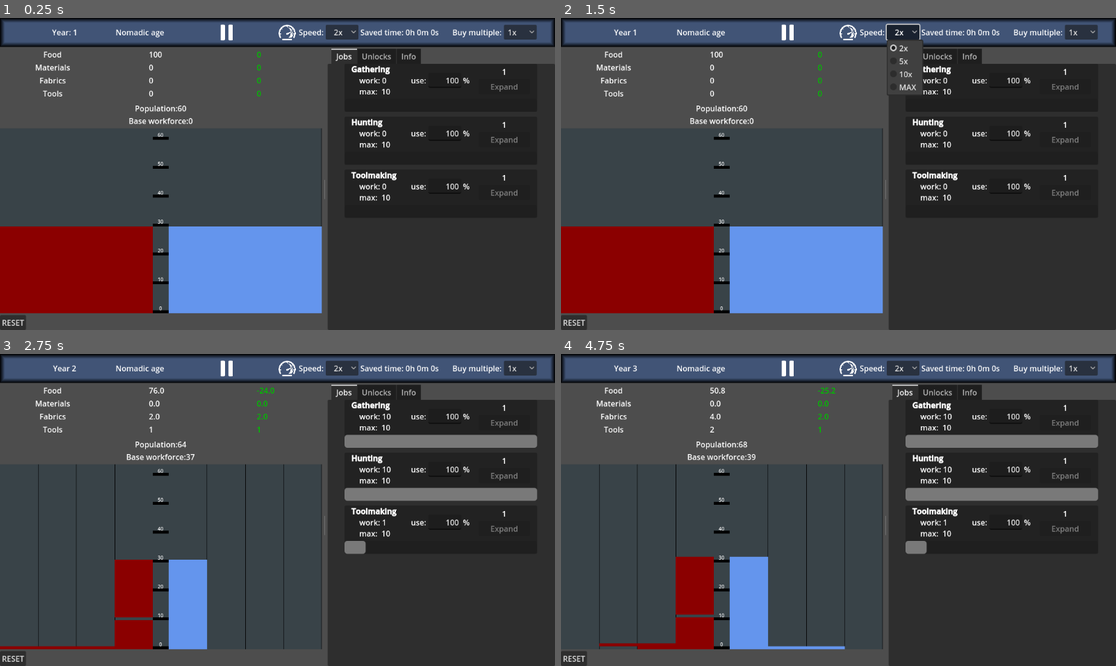
Above: before the commit, frames 1-4 (two rows, left to right).
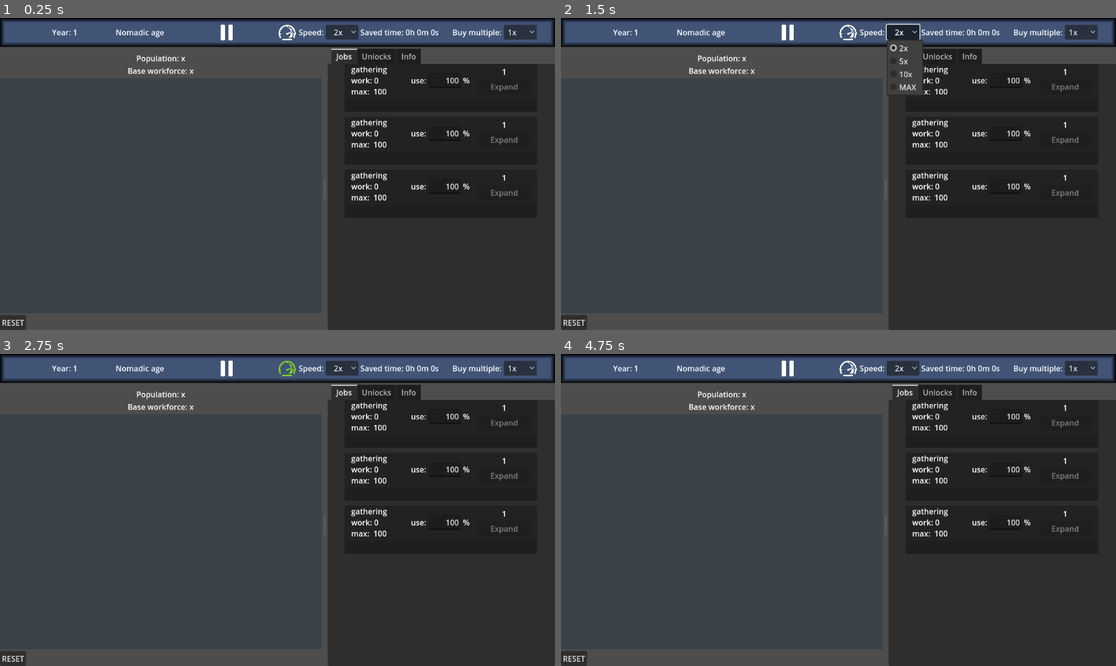
Above: after the commit, the same moments.

Repository: drahosh/bootstrap-civilization
Game: Godot game, scene res://main/main.tscn
The game is run twice, just before and just after one commit, with the same random seed, the same clock (stepped at 60 frames per second) and the same inputs.
Inputs (mouse positions are in pixels of both pictures, inside the frame that each line leads up to):
- Up to frame 1 (0.25 s): no input
- Up to frame 2 (1.5 s): click "RESET" at 0.5 s; click "2x" at 1.25 s
- Up to frame 3 (2.75 s): click (288, 369) at 2.02 s
- Up to frame 4 (4.75 s): click "1x" at 2.75 s; click "2x" at 3.5 s; click (849, 369) at 4.27 s

The runs differ from the first frame. In frame 1, 17% of the frame differs, in the area x 0-72%, y 10-95%; in frame 2, 17%; in frame 3, 9.6%; in frame 4, 9.8%.
Error after the commit: Parse Error: Cannot find member "population_total" in base "Population". (res://unlocks/specific_unlocks/unlock_clothesmaking.gd:11)

Commit message:
wip
pushing wip i had on local machine

Diff:
--- a/Research/research_list.gd
+++ b/Research/research_list.gd
@@ -10,6 +10,7 @@
 ################
 
 var voluntary_scene = preload("res://Research/voluntary_research.tscn")
+var compulsory_scene = preload("res://research/compulsory_research.tscn")
 
 
 func tick():
@@ -55,14 +56,14 @@
 	# They start as invisible
 	# TODO make sure it doesn't ruin performance
 	for research_type in Enums.research_type.values():
+		var script = Enums.research_type_to_class[research_type]
+		var instance
 		if research_type < 0:
-			#TODO tempting research
-			pass
+			instance = compulsory_scene.instantiate()
 		if research_type > 0:
-			var script = Enums.research_type_to_class[research_type]
-			var instance = voluntary_scene.instantiate()
-			instance.set_script(script)
-			$VBoxContainer.add_child(instance)
+			instance = voluntary_scene.instantiate()
+		instance.set_script(script)
+		$VBoxContainer.add_child(instance)
 
 
 func reset():
--- a/Research/voluntary/research_farming.gd
+++ b/Research/voluntary/research_farming.gd
@@ -23,3 +23,4 @@
 	)
 	GlobalSignals.change_age.emit(Enums.ages.SETTLED)
 	GlobalSignals.unlock_section.emit(Enums.UnlockableSections.PRESTIGE)
+	GlobalSignals.unlock_research.emit(Enums.research_type.CATS)
--- a/data/enums.gd
+++ b/data/enums.gd
@@ -84,14 +84,19 @@
 }
 
 enum research_type {
-	# need to keep them in order, so using multiples of 10 to make room in between
+	# need to keep them with stable ids, so using multiples of 10 to make room in between
+	# Also keeping them in order from lowest to highest (otherwise would have to sort in research list)
 	# Posive are voluntary, negative are tempting
+	WARRIORS = -20,
+	RELIGION = -10,
 	WOODCUTTING = 10,
 	FIBERS = 20,
 	BONES = 30,
 	DOGS = 40,
 	BIRDS = 50,
 	FARMING = 60,
+	CATS = 70,
+	GRANARY = 80,
 }
 static var research_type_to_class = {
 	research_type.WOODCUTTING: ResearchWoodcutting,
@@ -100,6 +105,10 @@
 	research_type.DOGS: ResearchDogs,
 	research_type.BIRDS: ResearchBirds,
 	research_type.FARMING: ResearchFarming,
+	research_type.CATS: ResearchCats,
+	research_type.GRANARY: ResearchGranary,
+	research_type.RELIGION: CResearchReligion,
+	research_type.WARRIORS: CResearchWarriors,
 }
 enum research_job_changes {
 	CHANGE_OUTPUT,
--- a/main/main.gd
+++ b/main/main.gd
@@ -27,7 +27,7 @@
 		# We have never prestiged, meaning we got here by starting the game, not after prestiging
 		load_game()
 	else:
-		soft_reset()  # need to delete some data that remained even after scene change, for example top bar
+		soft_reset()  # need to delete static data that remained even after scene change, for example top bar
 		load_after_prestige()
 	$HSplitContainer/ScrollContainer/VBoxContainer/HardResetButton.pressed.connect(hard_reset)
 	GlobalSignals.unlock_section.connect(unlock_section)
@@ -202,6 +202,7 @@
 	year_seconds = 2
 	turbo_time = 0
 	unlocked_sections = []
+	GlobalVariables.job_expand_scale = 1.3
 	soft_reset()
 	prestigeTab.reparent($LockedSections)
 
--- a/main/resource_line.gd
+++ b/main/resource_line.gd
@@ -25,7 +25,10 @@
 
 func redraw_resource():
 	# separated for separate use by resources.gd
-	get_node("CenterContainer2/ResourceAmount").text = str(resources.resources[resource_key])
+	var text = str(snapped(resources.resources[resource_key], 0.1))
+	if resource_key in resources.resource_capacities:
+		text += " / %s" % resources.resource_capacities[resource_key]
+	get_node("CenterContainer2/ResourceAmount").text = text
 
 
 # Called every frame. 'delta' is the elapsed time since the previous frame.
--- a/main/resources.gd
+++ b/main/resources.gd
@@ -6,6 +6,7 @@
 static var resource_changes: Dictionary = {}  # map of changes from last tick. Is reset to 0 at start of tick, then increased or decreased during processing
 var visible_resources = []  # list of resources shown in UI
 var resource_capacities = {}  # nonperishable capacity for perishable resources
+static var granary_enabled = false
 
 
 func _setup():
@@ -47,6 +48,8 @@
 
 
 func process_perishables():
+	if granary_enabled:
+		resource_capacities[Enums.resource_types.FOOD] = Population.max_population_this_run * 7
 	for resource_type in Enums.perishable_resources:
 		var perishable = resources[resource_type] - resource_capacities[resource_type]
 		change_resources({resource_type: -perishable * Enums.perishable_resources[resource_type]})
@@ -93,6 +96,7 @@
 		"resources": resources,
 		"resource_changes": resource_changes,
 		"visible_resources": visible_resources,
+		"granary_enabled": granary_enabled,
 	}
 
 
@@ -107,6 +111,7 @@
 	visible_resources = []
 	for value in dict["visible_resources"]:
 		visible_resources.append(int(value))
+	granary_enabled = dict["granary_enabled"]
 	redraw_resource_list()
 
 
--- a/population/population.gd
+++ b/population/population.gd
@@ -2,46 +2,50 @@
 
 class_name Population
 
-const Enums = preload("res://data/enums.gd")
 #maximum age of living population, extends graph
 const DEFAULT_MAX_AGE = 60
 var max_age = DEFAULT_MAX_AGE
-# Called when the node enters the scene tree for the first time.
+####################################################
+# specific vars for the social class
 var death_rates: Array
 var birth_rates: Array
 var work_rates: Array
-static var population_male: Array
-static var population_female: Array
+var population_male: Array
+var population_female: Array
 var workforce_total: int
 var population_change: int = 0
 var workforce_change: int = 0
+var population_total: int
+# requires specific setup
+var social_class: int
+var social_class_tags = []
+var luxury_consumption: float = 0.0
+####################################################
+# Static vars
 # Death rate stats
-var zero_death_rate = 0.5
-var juvenile_death_rate = 0.06
-var adult_death_rate = 0.02
-var elder_cutoff = 40  #also counts as birth rate stat
-var age_death_rate_exponential = 1.2
+static var zero_death_rate = 0.5
+static var juvenile_death_rate = 0.06
+static var adult_death_rate = 0.02
+static var elder_cutoff = 40  #also counts as birth rate stat
+static var age_death_rate_exponential = 1.2
 
 # birth rate stats
-var adult_birth_rate = 0.3
-var age_birth_rate_exponential = 0.8
-var female_birth_influence = 0.  # this * female pop + (1-this) * male pop is base for reproduction
+static var adult_birth_rate = 0.3
+static var age_birth_rate_exponential = 0.9
+static var female_birth_influence = 0.9  # this * female pop + (1-this) * male pop is base for reproduction
 # workforce rate stats
 
-var adult_work_rate = 1.0
-var female_work_multiplier = 0.9
-var male_work_multiplier = 1.1
-var old_work_exponential = 0.95
-var young_work_exponential = 0.9
-var start_working_age = 8
-static var population_total: int
-static var max_population_this_run: int = 0
-
-
-static func calculate_population_total():
+static var adult_work_rate = 1.0
+static var female_work_multiplier = 0.9
+static var male_work_multiplier = 1.1
+static var old_work_exponential = 0.95
+static var young_work_exponential = 0.9
+static var start_working_age = 8
+
+
+func calculate_population_total():
 	# needs to be called after population changes in tick
 	population_total = Utils.sum_array(population_male) + Utils.sum_array(population_female)
-	max_population_this_run = max(max_population_this_run, population_total)
 
 
 func add_death_rate():
@@ -100,9 +104,6 @@
 	population_female.resize(max_age + 1)
 	population_male.fill(0)
 	population_female.fill(0)
-	for i in range(30):
-		population_female[i] = 1
-		population_male[i] = 1
 	calculate_population_total()
 
 
@@ -131,30 +132,6 @@
 				work_rates.pop_back()
 
 
-func _eat_food():
-	# eats food (decreases the static resource), returns proportion of desired consumption that was sated
-	var desired_consumption = population_total
-	var food = Resources.resources[Enums.resource_types.FOOD]
-	if food >= desired_consumption:
-		Resources.change_resources({Enums.resource_types.FOOD: -desired_consumption})
-		return 1
-	else:
-		Resources.change_resources({Enums.resource_types.FOOD: -food})
-		return float(food) / desired_consumption
-
-
-func _wear_clothes() -> float:
-	var desired_clothes = population_total
-	var clothes = Resources.resources[Enums.resource_types.CLOTHES]
-	var clothes_damage_factor = 0.1
-	if clothes >= desired_clothes:
-		Resources.change_resources({Enums.resource_types.CLOTHES: -desired_clothes * clothes_damage_factor})
-		return 1
-	else:
-		Resources.change_resources({Enums.resource_types.CLOTHES: -clothes * clothes_damage_factor})
-		return float(clothes) / desired_clothes
-
-
 func _calculate_work():
 	var new_workforce = 0.0
 	for i in range(start_working_age, max_age):
@@ -210,10 +187,21 @@
 	get_node("Label").text = "Population:%s\nBase workforce:%s" % [population_total, workforce_total]
 
 
-func tick():
+func _wear_clothes() -> float:
+	var desired_clothes = population_total
+	var clothes = Resources.resources[Enums.resource_types.CLOTHES]
+	var clothes_damage_factor = 0.1
+	if clothes >= desired_clothes:
+		Resources.change_resources({Enums.resource_types.CLOTHES: -desired_clothes * clothes_damage_factor})
+		return 1
+	else:
+		Resources.change_resources({Enums.resource_types.CLOTHES: -clothes * clothes_damage_factor})
+		return float(clothes) / desired_clothes
+
+
+func tick(satiety):
 	var old_population = population_total
 	_increase_age()
-	var satiety = _eat_food()  # 1 means everyone has more than enough food, 0 means total starvation
 	var clothedness = _wear_clothes()
 	_calculate_work()
 	if PrestigeData.is_upgrade_enabled(Enums.prestige_upgrades.REMOVE_RECREATION):
@@ -282,7 +270,6 @@
 	old_work_exponential = data_dict["old_work_exponential"]
 	young_work_exponential = data_dict["young_work_exponential"]
 	start_working_age = int(data_dict["start_working_age"])
-	max_population_this_run = int(data_dict["max_population_this_run"])
 	recalculate_birth_rates()
 	recalculate_death_rates()
 	recalculate_work_rates()
--- /dev/null
+++ b/population/populationList.tscn
@@ -0,0 +1,14 @@
+[gd_scene format=3 uid="uid://xyt0ppvi6k0v"]
+
+[node name="PopulationList" type="Control"]
+layout_mode = 3
+anchors_preset = 15
+anchor_right = 1.0
+anchor_bottom = 1.0
+grow_horizontal = 2
+grow_vertical = 2
+
+[node name="TabContainer" type="TabContainer" parent="."]
+layout_mode = 0
+offset_right = 40.0
+offset_bottom = 40.0
--- /dev/null
+++ b/research/abstract_compulsory_research.gd
@@ -0,0 +1,134 @@
+extends PanelContainer
+class_name AbstractCompulsoryResearch
+
+###########################################################
+# How compulsory research works:
+#    - If active, on each tick, advances by specific equation defined for it
+#    - When advances to 100%, fisnishes if theres an unpaid delay cost
+#    - if all delay costs are paid, instead returns to 0% and starts again
+#    - delay costs are exponential based on number of times delayed this run
+#    - on each tick, if delay button is on, and you have more of a resource than an unpaid delay cost,
+#       that delay cost is paid in full
+#    - All effects of research must be saved separately, research is not reapplied on load
+###########################################################
+
+var delay_cost_paid: Dictionary  # resource_type -> bool
+
+var delayed_this_run: int = 0
+var completed = false
+var unlocked = false
+var prevented = false
+var progress = 0.0
+###########################################################
+# variables to be set by extending class
+var base_delay_cost: Dictionary
+var research_type: int  # used to find specific implementation when loading
+var description: String
+###########################################################
+
+
+func _ready():
+	for key in base_delay_cost:
+		delay_cost_paid[key] = false
+	GlobalSignals.unlock_research.connect(unlock)
+	GlobalSignals.prevent_research.connect(prevent)
+
+
+func save_game():
+	return {
+		"delayed_this_run": delayed_this_run,
+		"research_type": research_type,
+		"description": description,
+		"completed": completed,
+		"unlocked": unlocked,
+		"delay_cost_paid": delay_cost_paid,
+		"delay_enabled": $VBoxContainer/HBoxContainer/DelayButton.button_pressed
+	}
+
+
+func load_game(data_dict: Dictionary):
+	# called in implementation after it's found by another node based on research_type
+	delayed_this_run = data_dict["delayed_this_run"]
+	description = data_dict["description"]
+	completed = data_dict["completed"]
+	unlocked = data_dict["unlocked"]
+	for key in data_dict["delay_cost_paid"]:
+		delay_cost_paid[int(key)] = data_dict["delay_cost_paid"][key]
+	progress = data_dict["progress"]
+	$VBoxContainer/HBoxContainer/DelayButton.button_pressed = data_dict["enabled"]
+	if unlocked and not completed:
+		visible = true
+	$VBoxContainer/HBoxContainer/Description.text = description
+	draw_progress()
+
+
+func _get_current_cost() -> Dictionary:
+	if delayed_this_run == 0:
+		return base_delay_cost
+	else:
+		var current_cost = {}
+		for key in base_delay_cost:
+			current_cost[key] = base_delay_cost[key] * pow(GlobalVariables.research_delay_scale, delayed_this_run)
+		return current_cost
+
+
+func draw_progress():
+	$VBoxContainer/ProgressBar.value = 100.0 * progress
+
+
+func tick():
+	if completed or not unlocked:
+		return
+	if $VBoxContainer/HBoxContainer/DelayButton.pressed:
+		# pay delay costs
+		var delay_cost = _get_current_cost()
+		for key in delay_cost:
+			if not delay_cost_paid[key]:
+				if Resources.resources[key] <= delay_cost[key]:
+					Resources.change_resources({key: delay_cost[key]}, true)
+					delay_cost_paid[key] = true
+
+	progress += calculate_added_progress()
+	if progress >= 1:
+		if delay_cost_paid.values().all(func(x): x == true):
+			# all delay costs are paid, we are delaying
+			progress = 0
+			delayed_this_run += 1
+			for key in delay_cost_paid:
+				delay_cost_paid[key] = false
+		else:
+			completed = true
+			finish_success()
+
+
+func unlock(_research_type: int):
+	if prevented or _research_type != research_type:
+		# already blocked or signal is not meant for this research
+		return
+	unlocked = true
+	if not completed:
+		visible = true
+	draw_progress()
+
+
+func prevent(_research_type: int):
+	if _research_type != research_type:
+		# already done or signal is not meant for this research
+		return
+	unlocked = false
+	prevented = true
+	visible = false
+	draw_progress()
+
+
+###########################################################
+# functions to be implemented by extending class
+func calculate_added_progress():
+	# returns how much progress increases in this tick
+	pass
+
+
+func finish_success():
+	# action to be taken after research finishes without delaying
+	pass
+###########################################################
--- /dev/null
+++ b/research/compulsory/c_research_religion.gd
@@ -0,0 +1,19 @@
+extends AbstractCompulsoryResearch
+class_name CResearchReligion
+
+
+func _ready():
+	base_delay_cost = {Enums.resource_types.CULTURE: 200}
+	research_type = Enums.research_type.RELIGION
+	description = "Organized religion\nCreates a class of priests\n Advances by 1% per 1000 population"
+	super._ready()
+
+
+func calculate_added_progress():
+	# returns how much progress increases in this tick
+	return Population.population_total * 0.001
+
+
+func finish_success():
+	# action to be taken after research finishes without delaying
+	pass
--- /dev/null
+++ b/research/compulsory/c_research_warriors.gd
@@ -0,0 +1,8 @@
+extends AbstractCompulsoryResearch
+class_name CResearchWarriors
+
+
+func _ready():
+	base_delay_cost = {Enums.resource_types.CULTURE: 200}
+
+	super._ready()
--- /dev/null
+++ b/research/compulsory_research.tscn
@@ -0,0 +1,85 @@
+[gd_scene load_steps=3 format=3 uid="uid://bx4o48ppxuwbj"]
+
+[ext_resource type="Script" uid="uid://cg1gq4tdjk4sq" path="res://research/abstract_compulsory_research.gd" id="1_lpdgh"]
+
+[sub_resource type="StyleBoxFlat" id="StyleBoxFlat_7ex07"]
+bg_color = Color(0.280376, 0.13595, 0.172077, 1)
+border_width_left = 10
+border_width_top = 10
+border_width_right = 10
+border_width_bottom = 10
+border_color = Color(0, 0, 0, 1)
+border_blend = true
+
+[node name="CompulsoryResearch" type="PanelContainer"]
+anchors_preset = 15
+anchor_right = 1.0
+anchor_bottom = 1.0
+grow_horizontal = 2
+grow_vertical = 2
+theme_override_styles/panel = SubResource("StyleBoxFlat_7ex07")
+script = ExtResource("1_lpdgh")
+
+[node name="VBoxContainer" type="VBoxContainer" parent="."]
+layout_mode = 2
+
+[node name="HBoxContainer" type="HBoxContainer" parent="VBoxContainer"]
+layout_mode = 2
+size_flags_vertical = 3
+
+[node name="Padding2" type="Control" parent="VBoxContainer/HBoxContainer"]
+layout_mode = 2
+size_flags_horizontal = 3
+size_flags_stretch_ratio = 0.1
+
+[node name="Description" type="RichTextLabel" parent="VBoxContainer/HBoxContainer"]
+layout_mode = 2
+size_flags_horizontal = 3
+text = "Description:
+"
+fit_content = true
+horizontal_alignment = 1
+vertical_alignment = 1
+
+[node name="Padding3" type="Control" parent="VBoxContainer/HBoxContainer"]
+layout_mode = 2
+size_flags_horizontal = 3
+size_flags_stretch_ratio = 0.1
+
+[node name="DelayCost" type="RichTextLabel" parent="VBoxContainer/HBoxContainer"]
+layout_mode = 2
+size_flags_horizontal = 3
+text = "Delay cost:
+	xxx: x (unpaid)
+	xxx: x (paid)"
+fit_content = true
+horizontal_alignment = 1
+vertical_alignment = 1
+
+[node name="Padding4" type="Control" parent="VBoxContainer/HBoxContainer"]
+layout_mode = 2
+size_flags_horizontal = 3
+size_flags_stretch_ratio = 0.1
+
+[node name="Label" type="Label" parent="VBoxContainer/HBoxContainer"]
+layout_mode = 2
+size_flags_horizontal = 4
+text = "Delay"
+horizontal_alignment = 2
+
+[node name="DelayButton" type="CheckButton" parent="VBoxContainer/HBoxContainer"]
+layout_mode = 2
+
+[node name="Padding5" type="Control" parent="VBoxContainer/HBoxContainer"]
+layout_mode = 2
+size_flags_horizontal = 3
+size_flags_stretch_ratio = 0.1
+
+[node name="ProgressBar" type="ProgressBar" parent="VBoxContainer"]
+layout_mode = 2
+
+[node name="HowToPrevent" type="Label" parent="VBoxContainer"]
+layout_mode = 2
+text = "To prevent this, ..."
+horizontal_alignment = 1
+vertical_alignment = 1
--- /dev/null
+++ b/research/voluntary/research_cats.gd
@@ -0,0 +1,17 @@
+extends AbstractVoluntaryResearch
+class_name ResearchCats
+
+
+func _ready():
+	base_research_cost = {
+		Enums.resource_types.FOOD: 1000,
+		Enums.resource_types.CULTURE: 1000,
+	}
+	base_success_chance = 1
+	research_type = Enums.research_type.CATS
+	description = "Domesticate cats\n They catch vermin, increasing farming output by 20%"
+	super._ready()
+
+
+func finish_success():
+	GlobalSignals.research_job_change.emit(Enums.jobs.FARMING, {Enums.research_job_changes.OUTPUT_MULTIPLIER: 1.2})
--- /dev/null
+++ b/research/voluntary/research_granary.gd
@@ -0,0 +1,18 @@
+extends AbstractVoluntaryResearch
+class_name ResearchGranary
+
+
+func _ready():
+	base_research_cost = {
+		Enums.resource_types.KNOWLEDGE: 000,
+		Enums.resource_types.MATERIALS: 100,
+		Enums.resource_types.FOOD: 100,
+	}
+	base_success_chance = 10
+	research_type = Enums.research_type.GRANARY
+	description = "Find a way to store food without decay, for up to 7x max population this run"
+	super._ready()
+
+
+func finish_success():
+	Resources.granary_enabled = true
--- a/utils/global_signals.gd
+++ b/utils/global_signals.gd
@@ -9,7 +9,8 @@
 signal remove_unlock(unlock: int)
 signal unlock_resource(resource: int)
 signal unlock_section(hidden_section: int)
-signal unlock_research(research_name: int)
+signal unlock_research(research: int)
+signal prevent_research(research: int)
 signal reveal_unlockable_section(hidden_section: int)
 signal add_upgrade(upgrade: JobUpgrade)
 signal research_job_change(job_name: String, change: Dictionary)
--- a/utils/global_variables.gd
+++ b/utils/global_variables.gd
@@ -12,4 +12,5 @@
 
 # RESEARCH
 var research_scale = 2
+var research_delay_scale = 1.5
 var research_input_ratio = 0.05
Not shown, added: research/abstract_compulsory_research.gd.uid
Not shown, added: research/compulsory/c_research_religion.gd.uid
Not shown, added: research/compulsory/c_research_warriors.gd.uid
Not shown, added: research/voluntary/research_cats.gd.uid
Not shown, added: research/voluntary/research_granary.gd.uid
